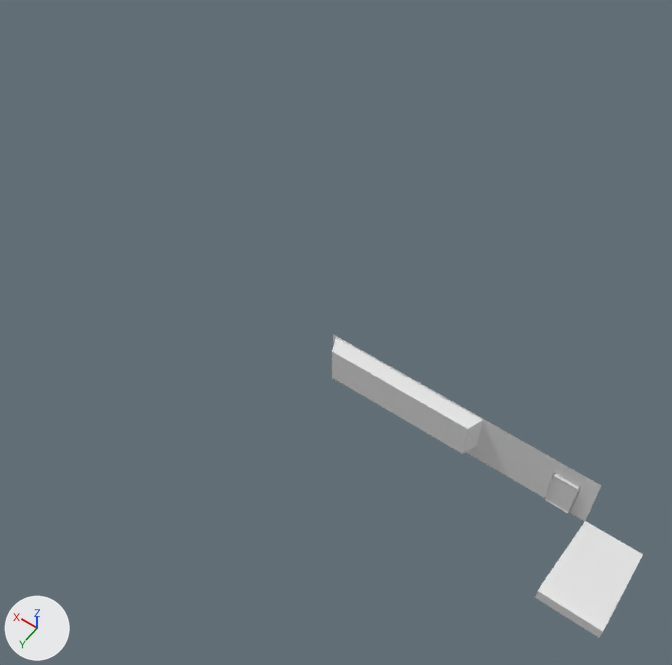
The FBX model Assets/MyModels/Walls.fbx, before and after one commit.
One viewpoint serves both versions: a camera (50 mm lens) standing at (-4.3, 19.7, 34.4) and looking at (11.5, -2.4, -0.4). Arrows for +X, +Y and +Z are at lower left; the lights stay in place. Materials are left out; every surface is plain grey. Where no turn or scale is listed for an object, it has been applied to the vertices. Vertices at the same position are counted once.

Names of what the first picture shows: 'Stairs', 'Wall', 'Wall.Door1', 'Wall_Extruded1.Center', 'Wall_Extruded1.Left', 'Wall_Extruded1.Right'.
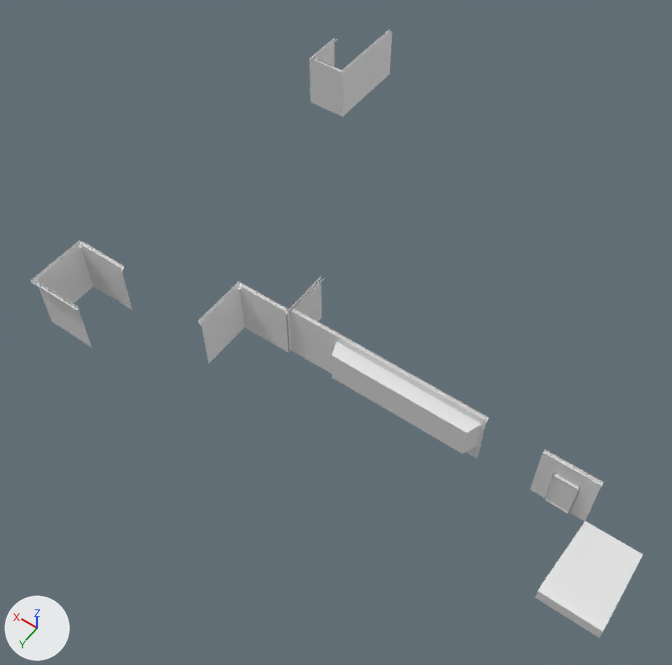
Edits to the bpy script that builds the scene:
```text
Change me_wall_extruded1_center:
    verts and faces of me_wall_extruded1_center; kept vertices keep their numbers, new ones are numbered from 12
    remove me_wall_extruded1_center.from_pydata(...)  # 12 vertices, 5 faces; spans x 0.0..2.5, y -0.11..0.6, z 0.0..3.0
    add me_wall_extruded1_center.from_pydata(...)  # 26 vertices, 11 faces; spans x 0.0..2.5, y -0.3..0.6, z 0.0..3.0
    me_wall_extruded1_center part 2: a new loose piece of 14 vertices spanning x 0.0..2.5, y -0.3..-0.11, z 2.76..3.0
    me_wall_extruded1_center part 3
    add for i in [*range(8, 12)]: verts[i] += (0.0, 0.0, -0.28)
Change me_wall:
    used by ob_wall; location = (0.0, 0.0, 0.0); rotation_euler = (1.571, 0.0, 0.0), in degrees (90, 0, 0); scale = (0.01, 0.01, 0.01)
    remove me_wall.from_pydata(...)  # 4 vertices, 1 face; spans x 0.0..250.0, y 0.0..300.0, z 11.0
    add me_wall.from_pydata(...)  # 18 vertices, 7 faces; spans x 0.0..250.0, y 0.0..300.0, z 11.0..30.0
    me_wall part 8: a new loose piece of 14 vertices spanning x 0.0..250.0, y 276.0..300.0, z 11.0..30.0
Change me_wall_extruded1_right:
    verts and faces of me_wall_extruded1_right; kept vertices keep their numbers, new ones are numbered from 16
    remove me_wall_extruded1_right.from_pydata(...)  # 16 vertices, 9 faces; spans x 0.0..2.5, y -0.11..0.6, z 0.0..3.0
    add me_wall_extruded1_right.from_pydata(...)  # 30 vertices, 15 faces; spans x 0.0..2.5, y -0.3..0.6, z 0.0..3.0
    me_wall_extruded1_right part 4: a new loose piece of 14 vertices spanning x 0.0..2.5, y -0.3..-0.11, z 2.76..3.0
    me_wall_extruded1_right part 5
    add for i in [4, 7, 9, 12, 14]: verts[i] += (0.0, 0.0, -0.28)
Change me_wall_001:
    remove me_wall_001.from_pydata(...)  # 186 vertices, 172 faces; spans x 0.0..2.5, y -0.16..-0.01, z 0.0..3.0
    add me_wall_001.from_pydata(...)  # 200 vertices, 178 faces; spans x 0.0..2.5, y -0.3..-0.01, z 0.0..3.0
    me_wall_001 part 1: a new loose piece of 14 vertices spanning x 0.0..2.5, y -0.3..-0.11, z 2.76..3.0
Change me_wall_extruded1_left:
    verts and faces of me_wall_extruded1_left; kept vertices keep their numbers, new ones are numbered from 16
    remove me_wall_extruded1_left.from_pydata(...)  # 16 vertices, 9 faces; spans x 0.0..2.5, y -0.11..0.6, z 0.0..3.0
    add me_wall_extruded1_left.from_pydata(...)  # 30 vertices, 15 faces; spans x 0.0..2.5, y -0.3..0.6, z 0.0..3.0
    me_wall_extruded1_left part 6: a new loose piece of 14 vertices spanning x 0.0..2.5, y -0.3..-0.11, z 2.76..3.0
    me_wall_extruded1_left part 7
    add for i in [4, 7, 9, 12, 14]: verts[i] += (0.0, 0.0, -0.28)
Change ob_wall:
    ob_wall.location: (0.0, 0.0, 0.0) -> (20.0, -20.0, 0.0)
    ob_wall.rotation_euler: (1.571, 0.0, 0.0) -> (1.571, 0.0, 1.571)  # degrees (90, 0, 0) -> degrees (90, 0, 90)
Add ob_wall_corneroutside:
    ob_wall_corneroutside = bpy.data.objects.new('Wall.CornerOutside', me_wall_003)  # 46 vertices, 18 faces; spans x -0.02..2.79, y -0.3..2.5, z 0.0..3.0
    ob_wall_corneroutside.location = (12.4, 0.19, 0.0)
Add ob_wall_corneroutside_double:
    ob_wall_corneroutside_double = bpy.data.objects.new('Wall.CornerOutside.Double', me_wall_corneroutside_double)  # 77 vertices, 29 faces; spans x 0.0..2.79, y -0.3..2.8, z 0.0..3.0
    ob_wall_corneroutside_double.location = (20.0, 2.5, 0.0)
Add ob_wall_cornerinside:
    ob_wall_cornerinside = bpy.data.objects.new('Wall.CornerInside', me_wall_cornerinside)  # 36 vertices, 14 faces; spans x 0.0..2.5, y -2.5..0.0, z 0.0..3.0
    ob_wall_cornerinside.location = (10.0, 0.0, 0.0)
Add ob_wall_cornerinside_double:
    ob_wall_cornerinside_double = bpy.data.objects.new('Wall.CornerInside.Double', me_wall_cornerinside_double)  # 54 vertices, 21 faces; spans x 0.11..2.39, y -2.5..-0.11, z 0.0..3.0
    ob_wall_cornerinside_double.location = (20.0, -15.0, 0.0)
```

Boxes [x1, y1, x2, y2] around the edits, measured in the pictures (672 x 665 px; the box of a moved part takes in the faces that stretch with it):
'Wall.CornerOutside.Double', added
    after: [30, 240, 132, 347]
'Wall.CornerOutside', added
    after: [198, 281, 289, 363]
'Wall', reshaped, moved, turned
    before: [478, 421, 543, 489]
    after: [365, 30, 392, 95]
'Wall.CornerInside.Double', added
    after: [309, 38, 368, 117]
'Wall.Door1', reshaped
    before: [530, 453, 601, 521]
    after: [530, 449, 604, 521]
'Wall_Extruded1.Left', reshaped
    before: [420, 391, 486, 459]
    after: [420, 388, 489, 459]
'Wall.CornerInside', added
    after: [287, 276, 336, 374]
'Wall_Extruded1.Center', reshaped
    before: [371, 362, 433, 429]
    after: [371, 359, 436, 429]
'Wall_Extruded1.Right', reshaped
    before: [332, 334, 382, 400]
    after: [332, 332, 385, 400]
part 1 of me_wall_001, added
    after: [543, 449, 604, 486]
part 2 of me_wall_extruded1_center, added
    after: [383, 359, 436, 391]
part 3 of me_wall_extruded1_center, moved or reshaped
    both: [372, 362, 433, 412]
part 4 of me_wall_extruded1_right, added
    after: [335, 332, 385, 362]
part 5 of me_wall_extruded1_right, moved or reshaped
    both: [332, 334, 382, 383]
part 6 of me_wall_extruded1_left, added
    after: [434, 388, 489, 423]
part 7 of me_wall_extruded1_left, moved or reshaped
    both: [423, 391, 486, 447]
part 8 of me_wall, added
    after: [365, 30, 390, 53]
